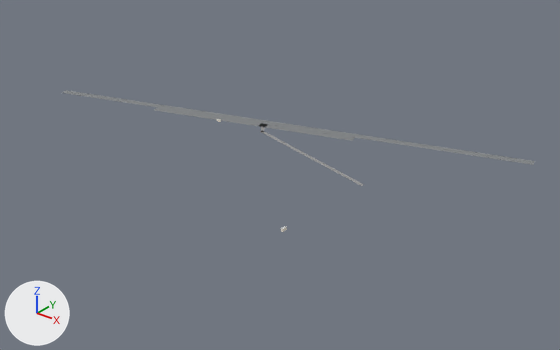
The glTF model godot/shahar/bolak_-4_-15.glb as it was, and as the next commit left it.
Before and after are seen from a 50 mm lens placed at (906.0, -954.0, 471.0), pointed at (247.0, -130.0, -40.0). Every picture has the same lights, and +X, +Y and +Z are marked at lower left. The older version comes first. Objects named as collision shapes, trigger or cutter boxes, shadow casters or lower levels of detail are left out.

The first picture shows 'Yol_Asfalt', 'Yol_Mahalla'.
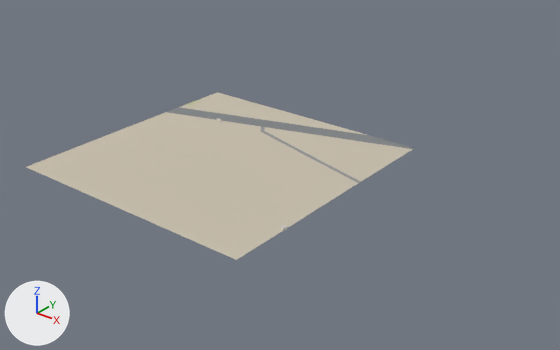
The newer file is also turned or shifted as a whole; pictures and numbers use the older file's frame.

The change in detail:
Material 'Yer_Tuproq' (mat_yer_tuproq) is new.
Its base color is (0.58, 0.522, 0.42) (light grey #c8bfad).
Its roughness is 1.0.
Mesh me_yol_mahalla_1 is new.
It has 58 vertices, 60 faces and spans x 165.0..400.0, y -151.0..-74.0, z -53.0..-52.0.
It uses material mat_yol_mahalla (grey #949494).
Mesh me_yol_asfalt_1 is new.
It has 135 vertices, 156 faces and spans x 0.0..400.0, y -126.0..0.0, z -53.0..-52.0.
It uses material mat_yol_asfalt (grey #818486).
Mesh me_yer_tuproq is new.
It has 441 vertices, 800 faces and spans x 0.0..400.0, y -400.0..0.0, z -54.0..-52.0.
It uses material mat_yer_tuproq (light grey #c8bfad).
Object 'Yol_Asfalt' (ob_yol_asfalt) is deleted.
Object 'Yol_Mahalla' (ob_yol_mahalla) is deleted.
Object 'Yol_Mahalla-col' (ob_yol_mahalla_col) is new; it shows me_yol_mahalla_1.
Its location is (0.0, 0.0, 54.0).
Object 'Yol_Asfalt-col' (ob_yol_asfalt_col) is new; it shows me_yol_asfalt_1.
Its location is (0.0, 0.0, 54.0).
Object 'Yer_Tuproq-col' (ob_yer_tuproq_col) is new; it shows me_yer_tuproq.
Its location is (0.0, 0.0, 54.0).

Location of each change, (x1, y1, x2, y2) in pixels of the pictures (560 x 350 px):
'Yer_Tuproq-col', added
    after: (27, 92, 412, 260)
'Yol_Asfalt', deleted
    before: (62, 90, 534, 165)
'Yol_Asfalt-col', added
    after: (167, 107, 414, 149)
'Yol_Mahalla', deleted
    before: (260, 127, 364, 186)
'Yol_Mahalla-col', added
    after: (260, 126, 361, 183)
